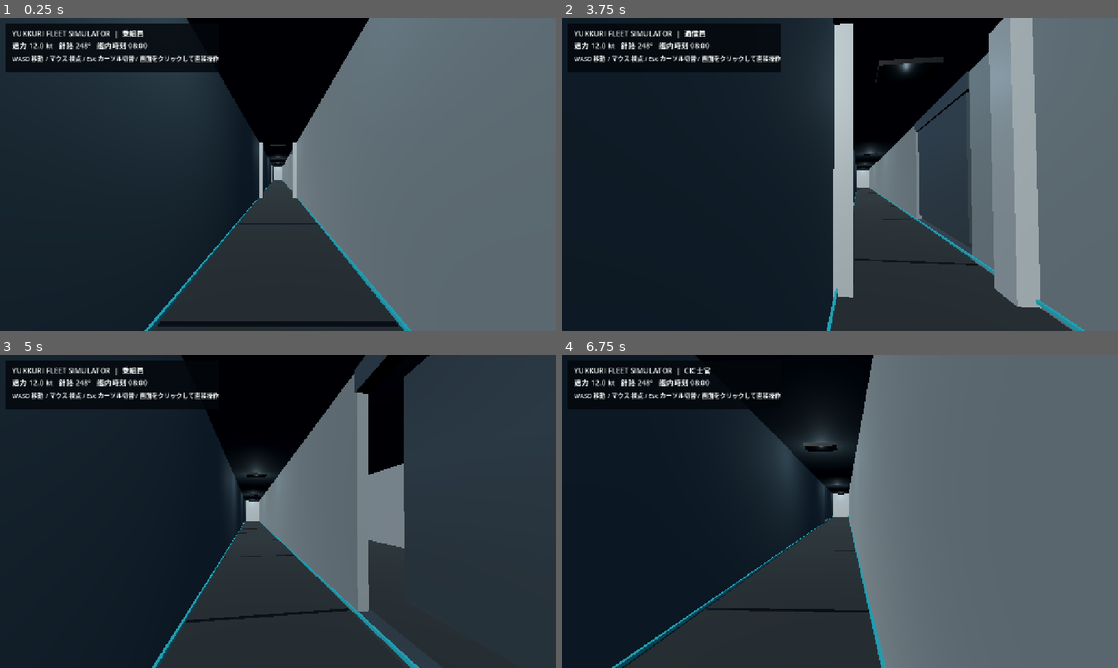
Above: before the commit, frames 1-4 (two rows, left to right).
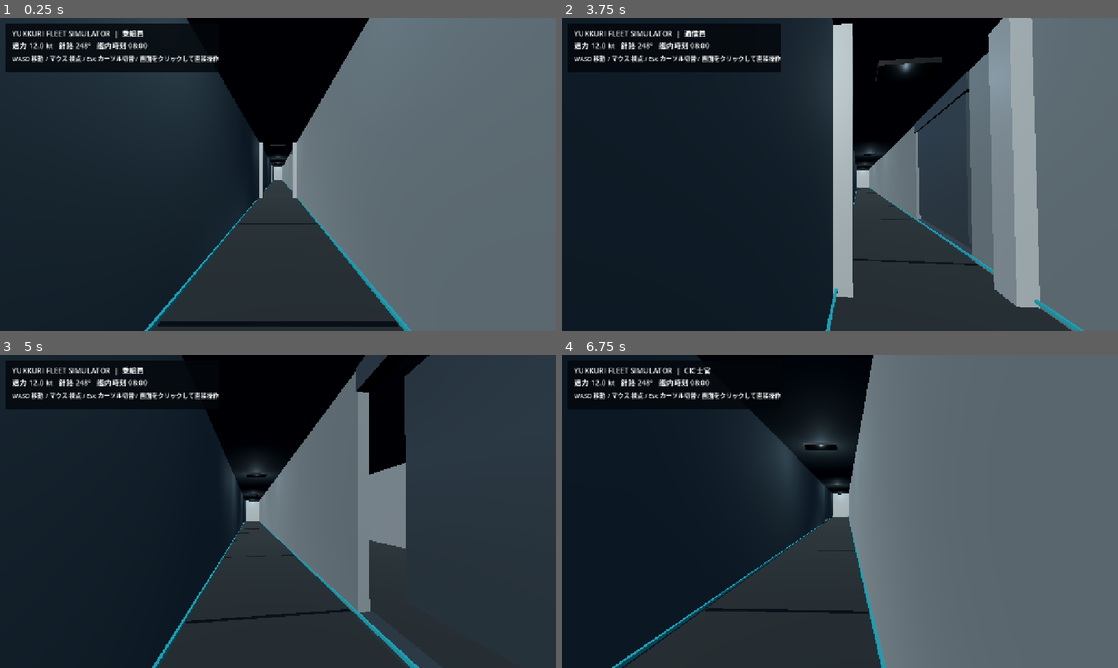
Above: after the commit, the same moments.

Repository: YukkuriP/Yukkuri-FPS-3
Game: Godot game, scene res://scenes/main.tscn
Two runs of this game, one before a commit and one after it. Both use one fixed random seed, a clock stepped at 60 frames per second and the inputs below.
Inputs (mouse positions are in pixels of both pictures, inside the frame that each line leads up to):
- Up to frame 1 (0.25 s): no input
- Up to frame 2 (3.75 s): tap Enter at 0.5 s; move the mouse to (834, 180) at 0.52 s; hold W (fleet_fwd) 0.53-2.78 s; tap 1 at 0.6 s; click (834, 180) at 0.67 s; move the mouse to (878, 177) at 1.27 s; tap 2 at 1.35 s; move the mouse to (795, 171) at 2.02 s; tap 3 at 2.1 s; move the mouse to (845, 174) at 2.77 s; hold A (fleet_left) 2.78-3.53 s; tap 4 at 2.85 s; click (845, 174) at 2.92 s; tap Space at 3.5 s; move the mouse to (817, 168) at 3.52 s; hold W (fleet_fwd) from 3.53 s (still down); tap 5 at 3.6 s
- Up to frame 3 (5 s): keep holding W (fleet_fwd); move the mouse to (305, 511) at 4.27 s; tap 6 at 4.35 s
- Up to frame 4 (6.75 s): move the mouse to (812, 511) at 5.02 s; tap 1 at 5.1 s; click (812, 511) at 5.17 s; move the mouse to (851, 505) at 5.77 s; release W (fleet_fwd) at 5.78 s; hold D (fleet_right) 5.78-6.53 s; tap 2 at 5.85 s; tap Enter at 6.5 s; move the mouse to (834, 517) at 6.52 s; hold W (fleet_fwd) from 6.53 s (still down); tap 3 at 6.6 s

The runs differ from the first frame. In frame 2, 0.7% of the frame differs, in the area x 47-94%, y 0-100%; in frame 3, 0.5%; in frame 4, 0.3%.

Commit message:
Add lower deck and traversable stairwell

Diff:
--- a/scripts/deck_plan.gd
+++ b/scripts/deck_plan.gd
@@ -6,6 +6,8 @@
 const WALL_H := 3.8
 const PASSAGE_HALF := 1.35
 const HULL_HALF := 6.45
+const STAIR_X := 4.45
+const STAIR_Z := -6.0
 
 var wall_mat: StandardMaterial3D
 var floor_mat: StandardMaterial3D
@@ -24,6 +26,7 @@
 	light_mat.emission_enabled = true
 	light_mat.emission = Color(0.025, 0.22, 0.25)
 	_build_deck()
+	_build_lower_deck_and_stairs()
 	_build_compartments()
 	_build_passage_walls()
 	_build_passage_details()
@@ -69,11 +72,66 @@
 	add_child(label)
 
 func _build_deck() -> void:
-	_box(self, "Continuous deck plating", Vector3(0, DECK_Y - 0.14, 2), Vector3(13.0, 0.28, 76), floor_mat, true)
+	# Split the main deck around a real stairwell opening on the starboard side.
+	_box(self, "Main deck forward plating", Vector3(0, DECK_Y - 0.14, -22.1), Vector3(13.0, 0.28, 27.8), floor_mat, true)
+	_box(self, "Main deck aft plating", Vector3(0, DECK_Y - 0.14, 18.1), Vector3(13.0, 0.28, 43.8), floor_mat, true)
+	_box(self, "Main deck stairwell port plating", Vector3(-1.475, DECK_Y - 0.14, -6.0), Vector3(10.05, 0.28, 4.4), floor_mat, true)
+	_box(self, "Main deck stairwell starboard plating", Vector3(5.925, DECK_Y - 0.14, -6.0), Vector3(1.15, 0.28, 4.4), floor_mat, true)
 	_box(self, "Passage ceiling", Vector3(0, DECK_Y + WALL_H, 2), Vector3(PASSAGE_HALF * 2.0, 0.18, 76), wall_mat)
 	for x in [-HULL_HALF, HULL_HALF]:
 		_box(self, "Outer bulkhead", Vector3(x, DECK_Y + WALL_H * 0.5, 2), Vector3(0.22, WALL_H, 76), wall_mat, true)
 	# The centreline passage is continuous; each room opens into it through a real gap.
+
+func _build_lower_deck_and_stairs() -> void:
+	var lower := Node3D.new()
+	lower.name = "LowerDeck"
+	add_child(lower)
+	_box(lower, "Lower deck plating", Vector3(0, -1.55, 2), Vector3(13.0, 0.22, 76.0), floor_mat, true)
+	# Lower service passage and its watertight-style bulkheads.
+	_box(lower, "Lower passage port bulkhead", Vector3(-PASSAGE_HALF, -0.48, 2), Vector3(0.18, 1.9, 76.0), wall_mat, true)
+	_box(lower, "Lower passage starboard forward bulkhead", Vector3(PASSAGE_HALF, -0.48, -21.45), Vector3(0.18, 1.9, 29.1), wall_mat, true)
+	_box(lower, "Lower passage starboard aft bulkhead", Vector3(PASSAGE_HALF, -0.48, 17.45), Vector3(0.18, 1.9, 45.1), wall_mat, true)
+	for x in [-HULL_HALF, HULL_HALF]:
+		_box(lower, "Lower deck outer bulkhead", Vector3(x, -0.48, 2), Vector3(0.22, 1.9, 76.0), wall_mat, true)
+	# A sloped collision ramp under individually modeled stair treads makes the
+	# staircase traversable by CharacterBody3D without snagging on every riser.
+	var stair := Node3D.new()
+	stair.name = "Stairwell"
+	stair.position = Vector3(STAIR_X, -0.095, STAIR_Z)
+	var angle := atan2(2.69, 4.4)
+	stair.rotation.x = angle
+	lower.add_child(stair)
+	_box(stair, "Stair ramp visual", Vector3.ZERO, Vector3(1.25, 0.16, 5.16), trim_mat)
+	var ramp_body := StaticBody3D.new()
+	ramp_body.name = "Stair ramp collision"
+	var ramp_shape := CollisionShape3D.new()
+	var ramp_box := BoxShape3D.new()
+	ramp_box.size = Vector3(1.25, 0.16, 5.16)
+	ramp_shape.shape = ramp_box
+	ramp_body.add_child(ramp_shape)
+	stair.add_child(ramp_body)
+	for i in range(11):
+		var step_z := -8.0 + float(i) * 0.4
+		var step_y := 1.16 - float(i) * 0.25
+		_box(self, "Stair tread", Vector3(STAIR_X, step_y, step_z), Vector3(1.25, 0.07, 0.38), trim_mat)
+	for side in [-1.0, 1.0]:
+		var rail := _box(stair, "Stair handrail", Vector3(side * 0.82, 0.72, 0), Vector3(0.07, 0.07, 4.9), alloy_material())
+		rail.rotation.x = 0.0
+	# Lower-deck equipment, service lockers and low-level lighting.
+	for z in [-28.0, -18.0, -2.0, 12.0, 26.0]:
+		for side in [-1.0, 1.0]:
+			_box(lower, "Lower deck service cabinet", Vector3(side * 4.7, -0.45, z), Vector3(1.0, 1.55, 1.0), dark_mat, true)
+			_box(lower, "Lower deck cabinet status", Vector3(side * 4.7, -0.35, z - 0.53), Vector3(0.72, 0.45, 0.035), light_mat)
+		var lamp := OmniLight3D.new()
+		lamp.position = Vector3(0, 0.35, z)
+		lamp.light_color = Color(0.55, 0.72, 0.82)
+		lamp.light_energy = 0.22
+		lamp.omni_range = 4.5
+		lower.add_child(lamp)
+	_label("LOWER DECK ACCESS", Vector3(3.45, DECK_Y + 2.7, -7.6), 20)
+
+func alloy_material() -> Material:
+	return trim_mat
 
 func _room_wall_x(x: float, z_center: float, door_z: float) -> void:
 	var half_len := 4.8
@@ -130,6 +188,8 @@
 		for room in room_data:
 			if int(room.side) == side:
 				openings.append(float(room.z))
+		if side == 1:
+			openings.append(STAIR_Z)
 		openings.sort()
 		var cursor := -36.0
 		for center in openings:
@@ -201,9 +261,9 @@
 		_box(self, "Briefing display", Vector3(-5.25 + float(i) * 0.78, DECK_Y + 2.45, -19.0), Vector3(0.68, 1.15, 0.035), glass_mat)
 	# Communications racks
 	for x in [3.0, 4.6, 5.9]:
-		_box(self, "Communications rack", Vector3(x, DECK_Y + 1.45, -4.2), Vector3(0.9, 2.8, 1.0), dark_mat, true)
+		_box(self, "Communications rack", Vector3(x, DECK_Y + 1.45, -0.5), Vector3(0.9, 2.8, 1.0), dark_mat, true)
 		for row in range(5):
-			_box(self, "Rack module", Vector3(x, DECK_Y + 0.55 + float(row) * 0.43, -4.73), Vector3(0.72, 0.28, 0.05), trim_mat)
+			_box(self, "Rack module", Vector3(x, DECK_Y + 0.55 + float(row) * 0.43, -1.03), Vector3(0.72, 0.28, 0.05), trim_mat)
 	# Mess tables and seating
 	for x in [-4.2, -2.4]:
 		_box(self, "Mess table", Vector3(x, DECK_Y + 0.95, 9.4), Vector3(1.35, 0.12, 2.4), trim_mat, true)
